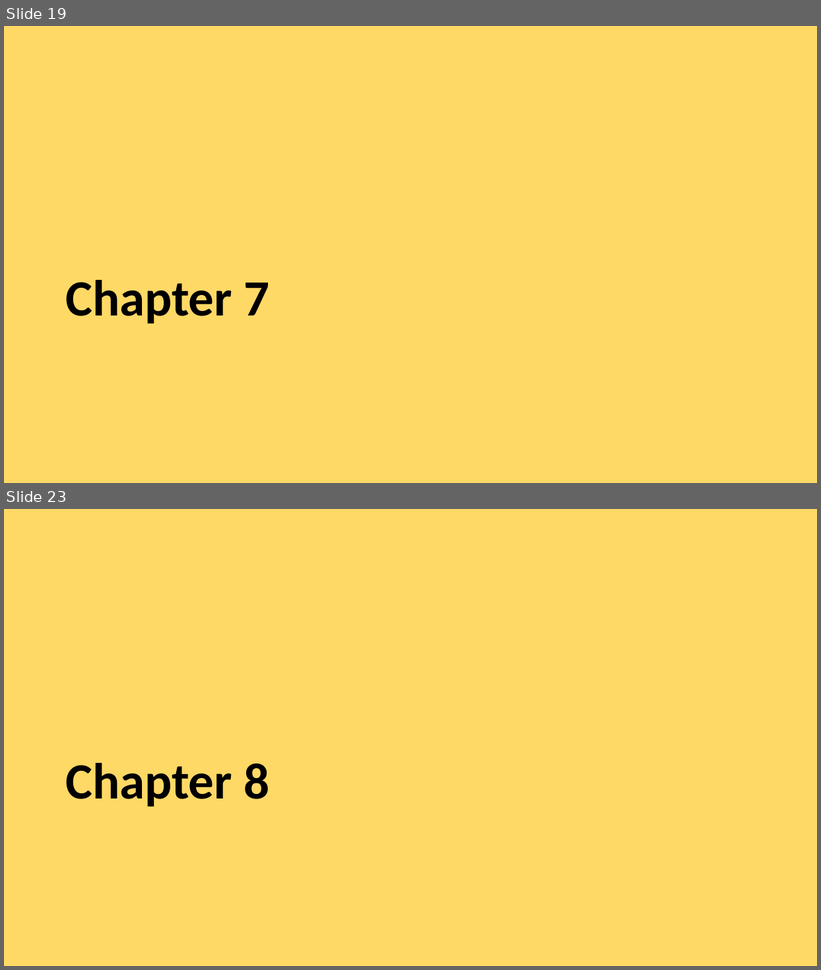
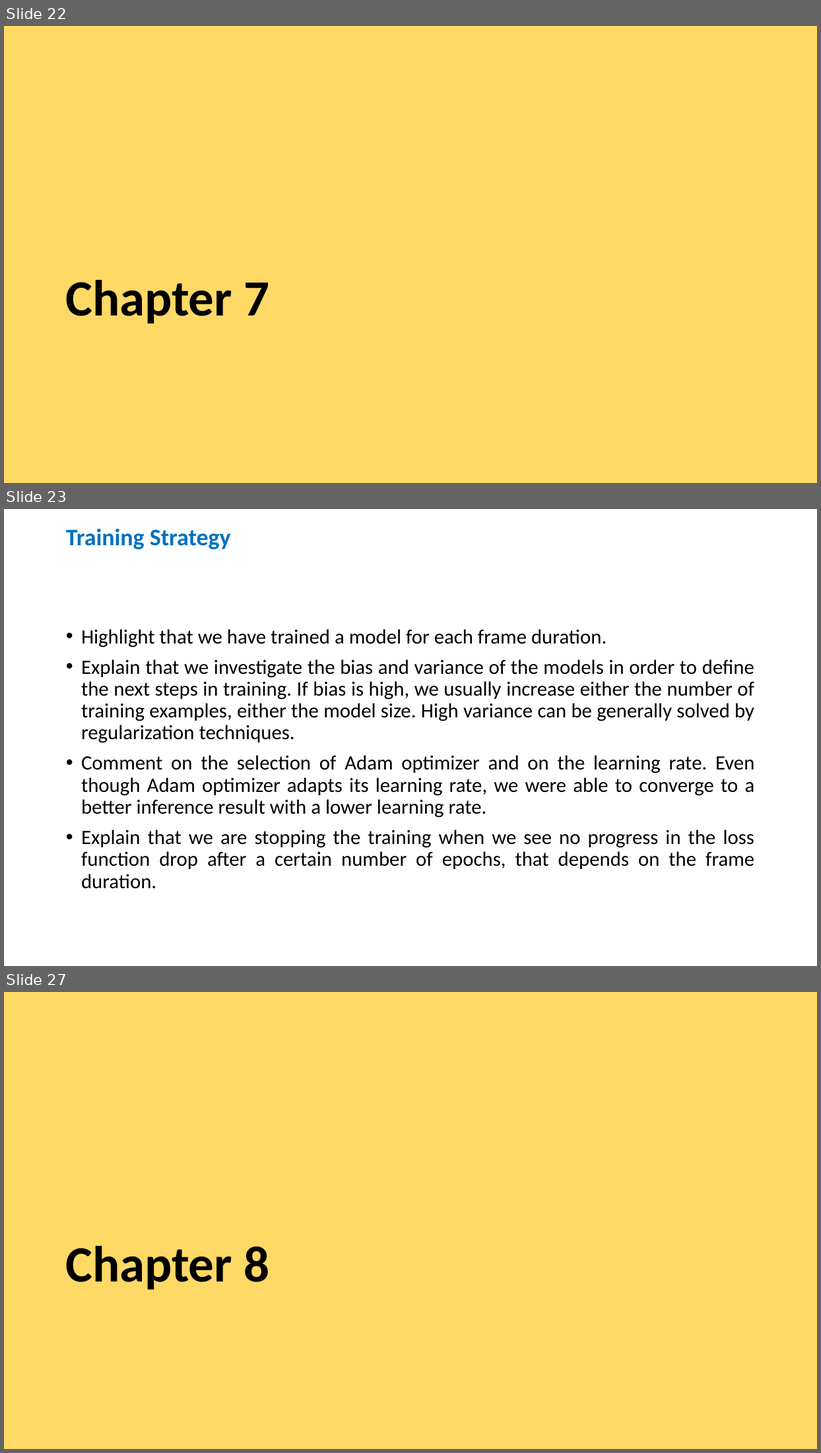
Before and after one commit to valentinandrei/saa_experiments, a slide deck: paper_writing/TOC.pptx. Shown one above the other, each under a label of ours: slides 19 and 23 before the commit, slides 22, 23 and 27 after it; the slides between them are not shown. The pictures are 821x970 and 821x1453 pixels, drawn with LibreOffice and Linux fonts; fonts in the diff are those of the drawing. Boxes give left, top, right and bottom in pixels: in the first picture for what was removed or moved away, otherwise in the second. Text is boxed around its words. In the diff, an @@ line names an element or a change of style, - is before the commit and + after.

```diff
--- a/paper_writing/TOC.pptx
+++ b/paper_writing/TOC.pptx
@@ slide 23 added at bbox=[4, 509, 817, 966], background #FFFFFF @@
@@ title added at bbox=[66, 529, 231, 549], 28 pt, text #0070C0, bold @@
+Training Strategy
@@ text added at bbox=[81, 629, 755, 889], 24 pt, text #000000 @@
+• Highlight that we have trained a model for each frame duration.
+• Explain that we investigate the bias and variance of the models in order to define the next steps in training. If bias is high, we usually increase either the number of training examples, either the model size. High variance can be generally solved by regularization techniques.
+• Comment on the selection of Adam optimizer and on the learning rate. Even though Adam optimizer adapts its learning rate, we were able to converge to a better inference result with a lower learning rate.
+• Explain that we are stopping the training when we see no progress in the loss function drop after a certain number of epochs, that depends on the frame duration.
@@ what was slide 19 is now slide 22 @@
@@ what was slide 23 is now slide 27 @@
```
Also in this commit, not shown: 5 slides changed, 5 other slides added, 1 slide removed, 1 other file.
